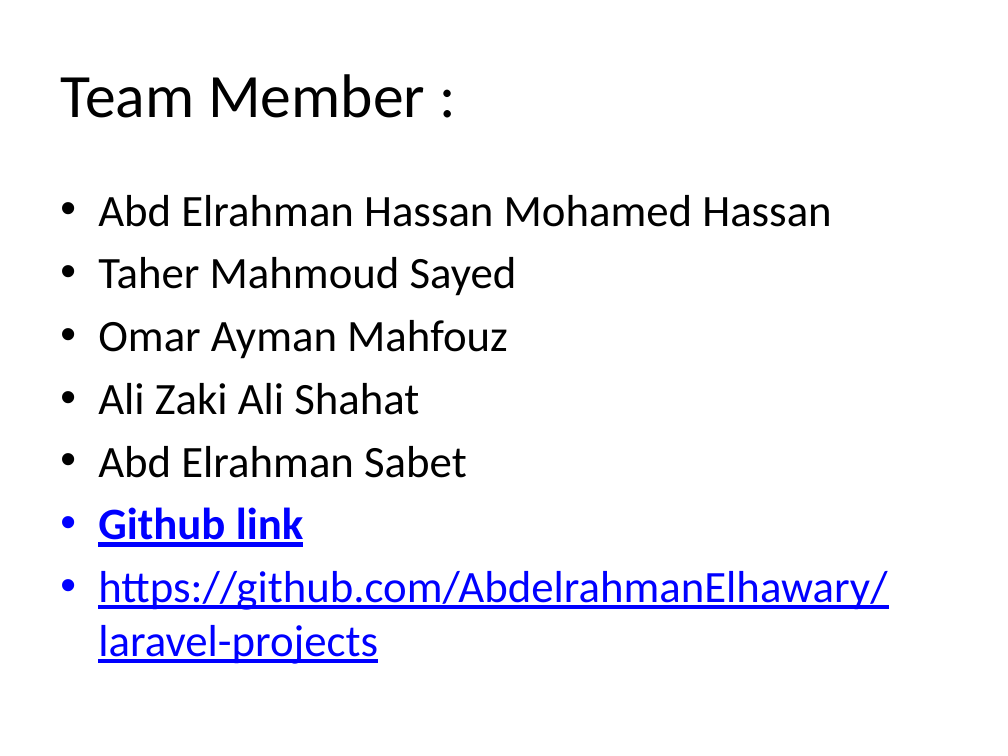
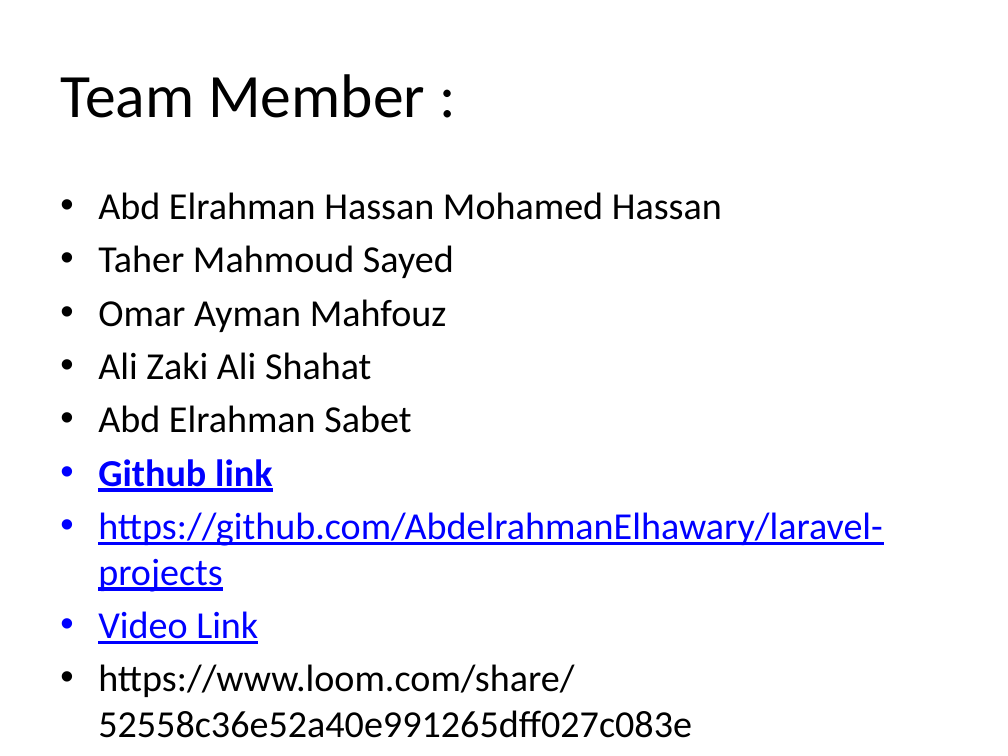
Before and after one commit to AbdelrahmanElhawary/laravel-projects, a slide deck: slide 2 of E-Commerce Project.pptx. Drawn at 1008x756 pixels with LibreOffice and Linux fonts; fonts in the diff are those of the drawing. Boxes give left, top, right and bottom in pixels: in the first picture for what was removed or moved away, otherwise in the second. Text is boxed around its words. In the diff, an @@ line names an element or a change of style, - is before the commit and + after.

```diff
--- a/E-Commerce Project.pptx
+++ b/E-Commerce Project.pptx
@@ text at (x1=98, y1=192, x2=883, y2=592): size 32 to 27.2 pt in "Abd Elrahman Hassan Mohamed Hassan", "Taher Mahmoud Sayed", "Omar Ayman Mahfouz", "Ali Zaki Ali Shahat" and 3 more places @@
@@ text at (x1=98, y1=611, x2=574, y2=697): paragraphs added @@
+• Video Link
+• https://www.loom.com/share/52558c36e52a40e991265dff027c083e
```
